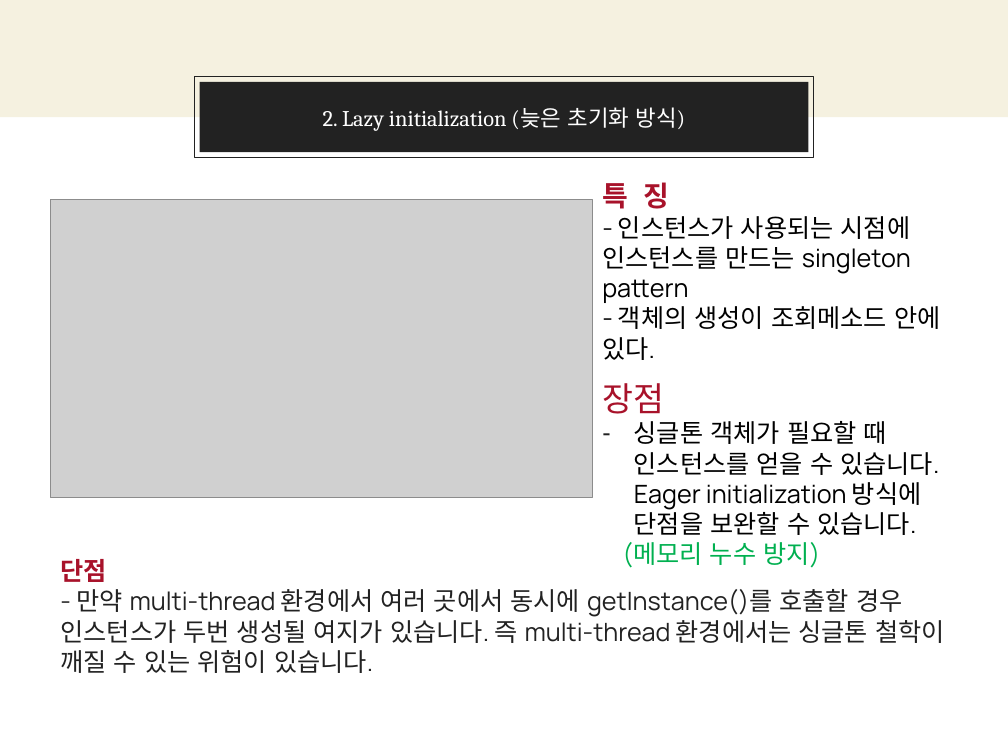
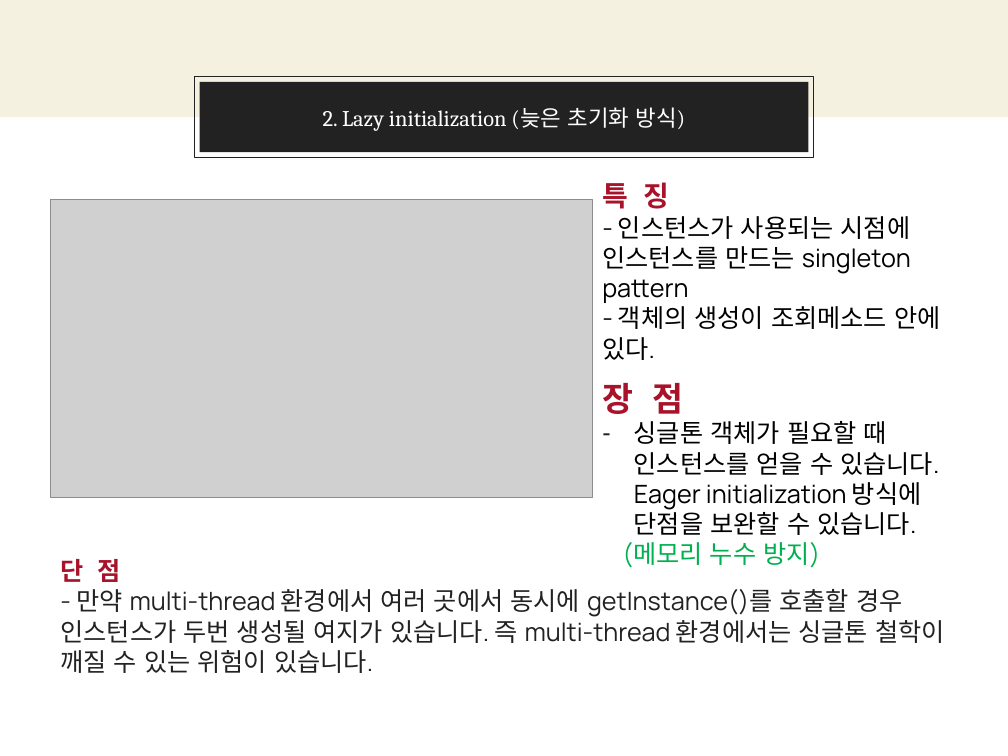
Before and after one commit to RealWarm/Common_Document, a slide deck: slide 6 of OJT/과제_팀장님_디자인패턴/싱글톤_고도화_정훈.pptx. Drawn at 1008x756 pixels with LibreOffice and Linux fonts; fonts in the diff are those of the drawing; grey boxes stand for pictures. Boxes give left, top, right and bottom in pixels: in the first picture for what was removed or moved away, otherwise in the second. Text is boxed around its words. In the diff, an @@ line names an element or a change of style, - is before the commit and + after.

```diff
--- a/OJT/과제_팀장님_디자인패턴/싱글톤_고도화_정훈.pptx
+++ b/OJT/과제_팀장님_디자인패턴/싱글톤_고도화_정훈.pptx
@@ text at bbox=[602, 383, 683, 414]: text changed; bold on @@
-장점
+장 점
@@ text at bbox=[60, 559, 121, 582]: spaces changed @@
-단점
+단 점
```
Also in this commit, not shown: 2 other slides changed, 9 other files.
